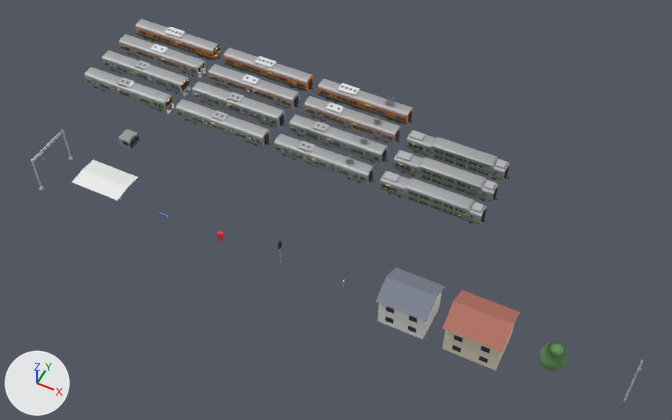
The Blender file train-sim/blender/train_models.blend, before and after one commit.
Camera for both pictures: a camera (50 mm lens) standing at (101.4, -109.5, 126.0) and looking at (51.3, -9.3, 0.8). Lighting does not change. The marker at lower left points along +X, +Y and +Z. The older version comes first.

Names of what the first picture shows: '115_cab', '115_mid', '115_mid_panto', '211_cab', '211_green', '211_mid', '211_mid_panto', 'e231_green', 'e231_mid', 'e231_mid_panto', 'e233_cab', 'e233_green', 'e233_mid', 'e233_mid_panto', 'house_a', 'house_b' and 8 more.
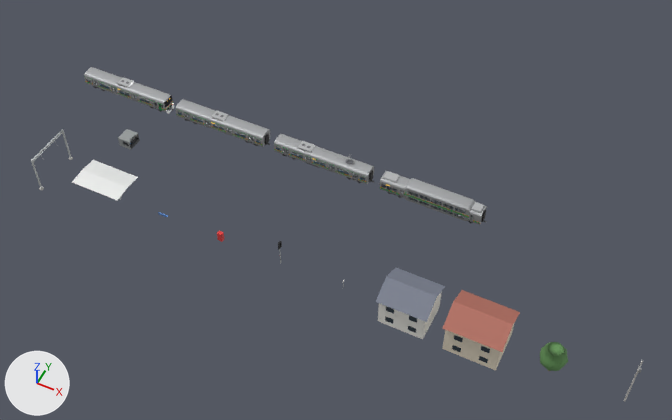
Edits to the scene script, one JSON object a line:
```json
{"op": "remove", "block": "ob_e233_cab", "code": ["ob_e233_cab = bpy.data.objects.new('e233_cab', me_e233_cab)", "ob_e233_cab.location = (0.0, 6.0, 0.0)"]}
{"op": "remove", "block": "ob_e233_mid", "code": ["ob_e233_mid = bpy.data.objects.new('e233_mid', me_e233_mid)", "ob_e233_mid.location = (22.0, 6.0, 0.0)"]}
{"op": "remove", "block": "ob_e233_mid_panto", "code": ["ob_e233_mid_panto = bpy.data.objects.new('e233_mid_panto', me_e233_mid_panto)", "ob_e233_mid_panto.location = (44.0, 6.0, 0.0)"]}
{"op": "remove", "block": "ob_e233_green", "code": ["ob_e233_green = bpy.data.objects.new('e233_green', me_e233_green)", "ob_e233_green.location = (66.0, 6.0, 0.0)"]}
{"op": "remove", "block": "ob_211_cab", "code": ["ob_211_cab = bpy.data.objects.new('211_cab', me_211_cab)", "ob_211_cab.location = (0.0, 12.0, 0.0)"]}
{"op": "remove", "block": "ob_211_mid", "code": ["ob_211_mid = bpy.data.objects.new('211_mid', me_211_mid)", "ob_211_mid.location = (22.0, 12.0, 0.0)"]}
{"op": "remove", "block": "ob_211_mid_panto", "code": ["ob_211_mid_panto = bpy.data.objects.new('211_mid_panto', me_211_mid_panto)", "ob_211_mid_panto.location = (44.0, 12.0, 0.0)"]}
{"op": "remove", "block": "ob_211_green", "code": ["ob_211_green = bpy.data.objects.new('211_green', me_211_green)", "ob_211_green.location = (66.0, 12.0, 0.0)"]}
{"op": "remove", "block": "ob_115_cab", "code": ["ob_115_cab = bpy.data.objects.new('115_cab', me_115_cab)", "ob_115_cab.location = (0.0, 18.0, 0.0)"]}
{"op": "remove", "block": "ob_115_mid", "code": ["ob_115_mid = bpy.data.objects.new('115_mid', me_115_mid)", "ob_115_mid.location = (22.0, 18.0, 0.0)"]}
{"op": "remove", "block": "ob_115_mid_panto", "code": ["ob_115_mid_panto = bpy.data.objects.new('115_mid_panto', me_115_mid_panto)", "ob_115_mid_panto.location = (44.0, 18.0, 0.0)"]}
```

Changed parts and their boxes [x1, y1, x2, y2] in the pictures (672 x 420 px):
```json
{"object": "e233_green", "change": "deleted", "before": [392, 150, 498, 202]}
{"object": "211_green", "change": "deleted", "before": [405, 130, 509, 181]}
{"object": "e233_mid_panto", "change": "deleted", "before": [289, 114, 388, 164]}
{"object": "211_mid_panto", "change": "deleted", "before": [304, 96, 401, 144]}
{"object": "115_mid_panto", "change": "deleted", "before": [318, 79, 413, 125]}
{"object": "e233_mid", "change": "deleted", "before": [192, 81, 285, 128]}
{"object": "211_mid", "change": "deleted", "before": [208, 64, 300, 109]}
{"object": "115_mid", "change": "deleted", "before": [223, 48, 314, 91]}
{"object": "e233_cab", "change": "deleted", "before": [102, 50, 191, 97]}
{"object": "211_cab", "change": "deleted", "before": [119, 34, 206, 78]}
{"object": "115_cab", "change": "deleted", "before": [135, 19, 221, 61]}
```
